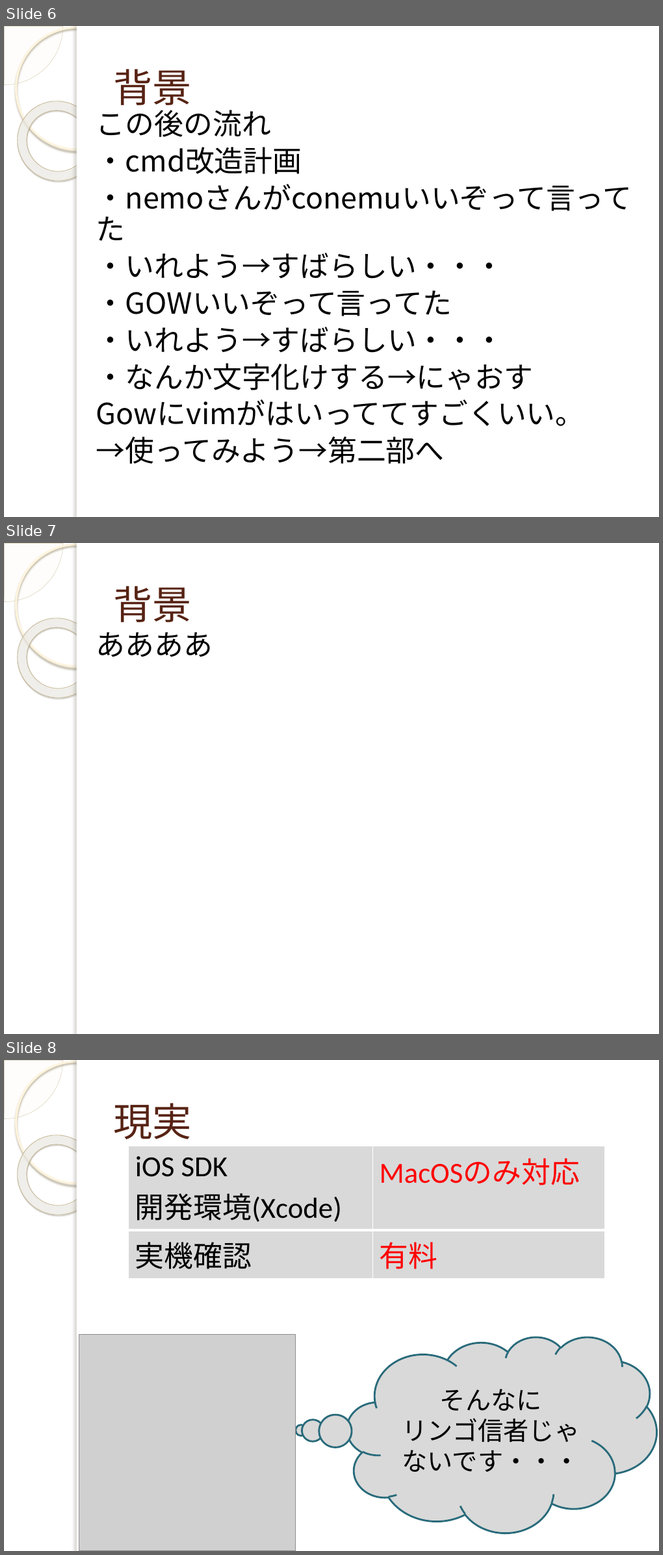
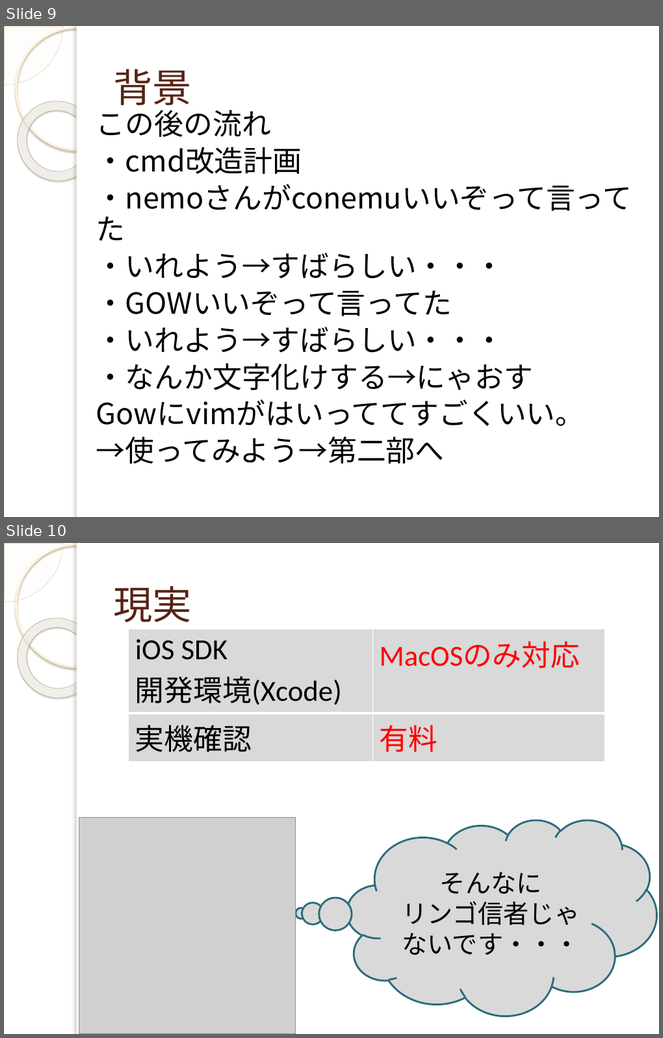
Before and after one commit to yuridonus/FEstudy, a slide deck: vimmer.pptx. Shown one above the other, each under a label of ours: slides 6, 7 and 8 before the commit, slides 9 and 10 after it. The pictures are 663x1555 and 663x1038 pixels, drawn with LibreOffice and Linux fonts; fonts in the diff are those of the drawing; grey boxes stand for pictures; background and template pictures are left out. Boxes give left, top, right and bottom in pixels: in the first picture for what was removed or moved away, otherwise in the second. Text is boxed around its words. In the diff, an @@ line names an element or a change of style, - is before the commit and + after.

```diff
--- a/vimmer.pptx
+++ b/vimmer.pptx
@@ slide 7 removed at [4, 543, 659, 1034], background picture (left out); not listed: 5 template elements that a slide beside it also shows @@
@@ title removed at [113, 586, 191, 622] @@
-背景
@@ text removed at [96, 632, 213, 657] @@
-ああああ
@@ what was slide 6 is now slide 9 @@
@@ what was slide 8 is now slide 10 @@
```
Also in this commit, not shown: 1 slide changed, 3 slides added.
